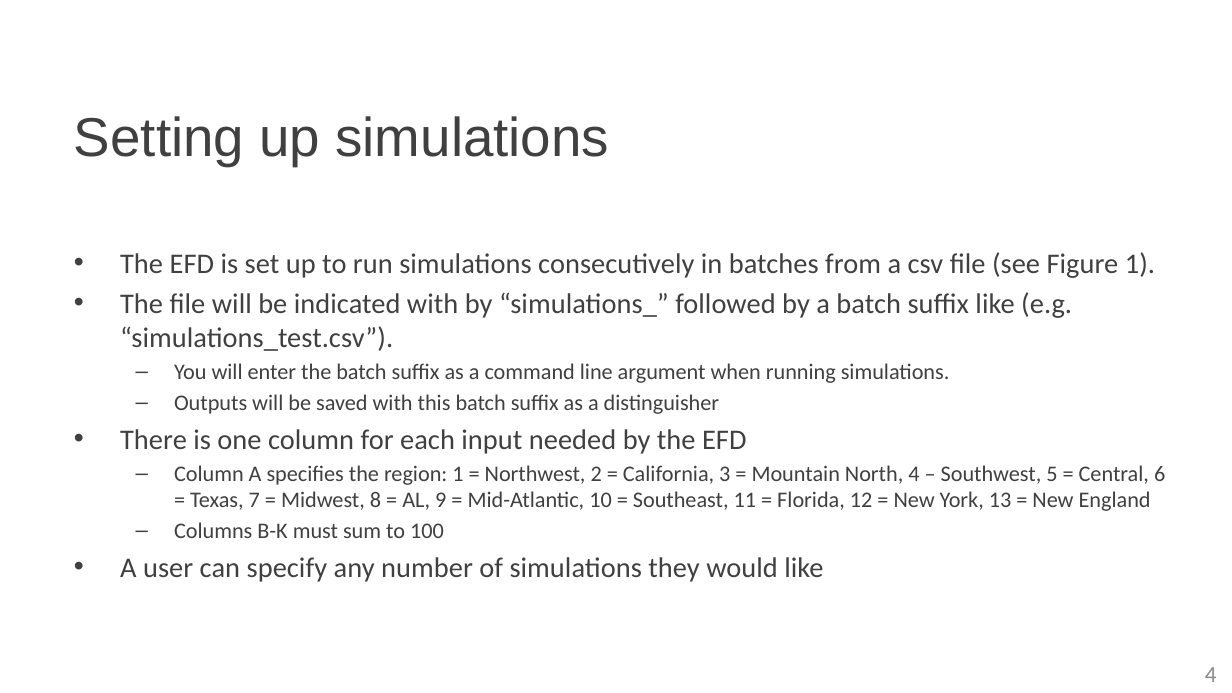
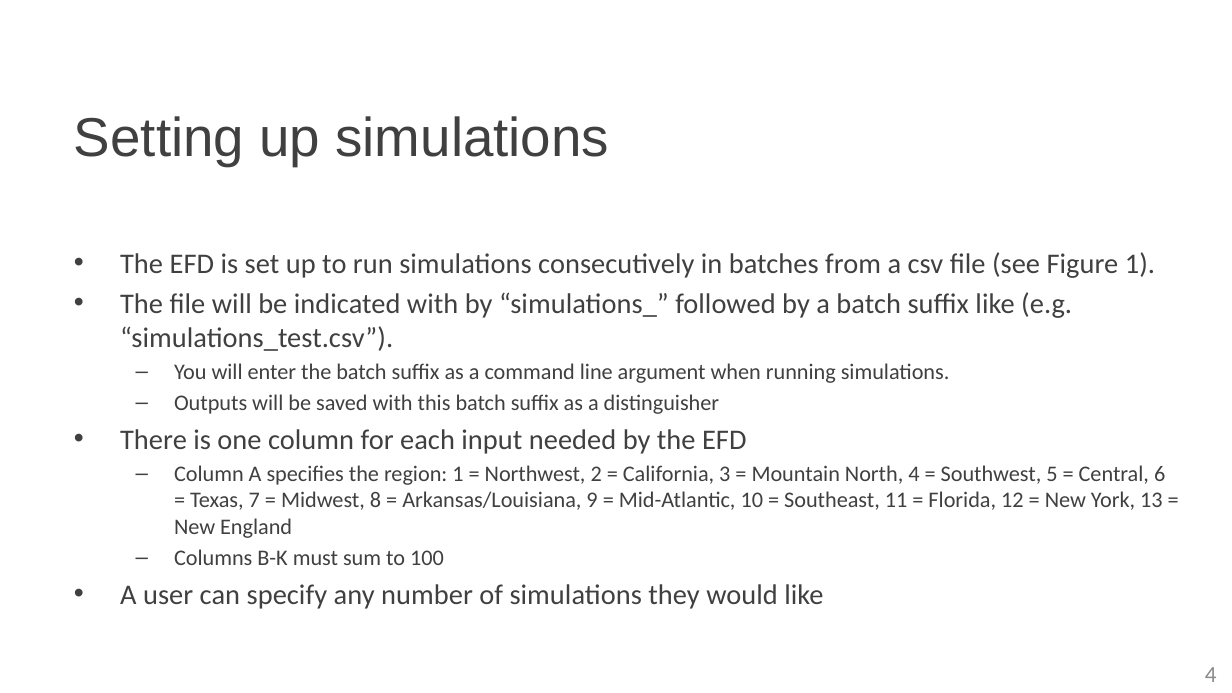
Before and after one commit to ut-energy-institute/UT_EIoF_webtool_open_source, a slide deck: slide 4 of running_EFD_source_code.pptx. Drawn at 1232x693 pixels with LibreOffice and Linux fonts; fonts in the diff are those of the drawing; background and template pictures are left out. Boxes give left, top, right and bottom in pixels: in the first picture for what was removed or moved away, otherwise in the second. Text is boxed around its words. In the diff, an @@ line names an element or a change of style, - is before the commit and + after.

```diff
--- a/running_EFD_source_code.pptx
+++ b/running_EFD_source_code.pptx
@@ text at bbox=[174, 465, 1165, 538]: text changed @@
-  – Column A specifies the region: 1 = Northwest, 2 = California, 3 = Mountain North, 4 – Southwest, 5 = Central, 6 = Texas, 7 = Midwest, 8 = AL, 9 = Mid-Atlantic, 10 = Southeast, 11 = Florida, 12 = New York, 13 = New England
+  – Column A specifies the region: 1 = Northwest, 2 = California, 3 = Mountain North, 4 = Southwest, 5 = Central, 6 = Texas, 7 = Midwest, 8 = Arkansas/Louisiana, 9 = Mid-Atlantic, 10 = Southeast, 11 = Florida, 12 = New York, 13 = New England
```
Also in this commit, not shown: 2 other files.
